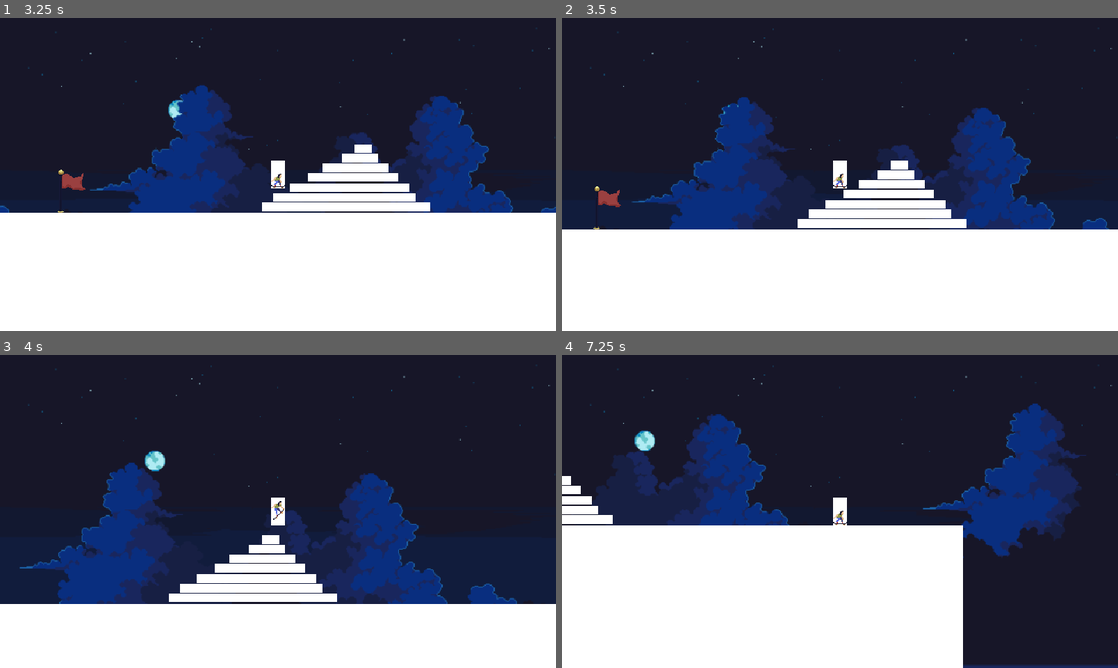
Above: before the commit, frames 1-4 (two rows, left to right).
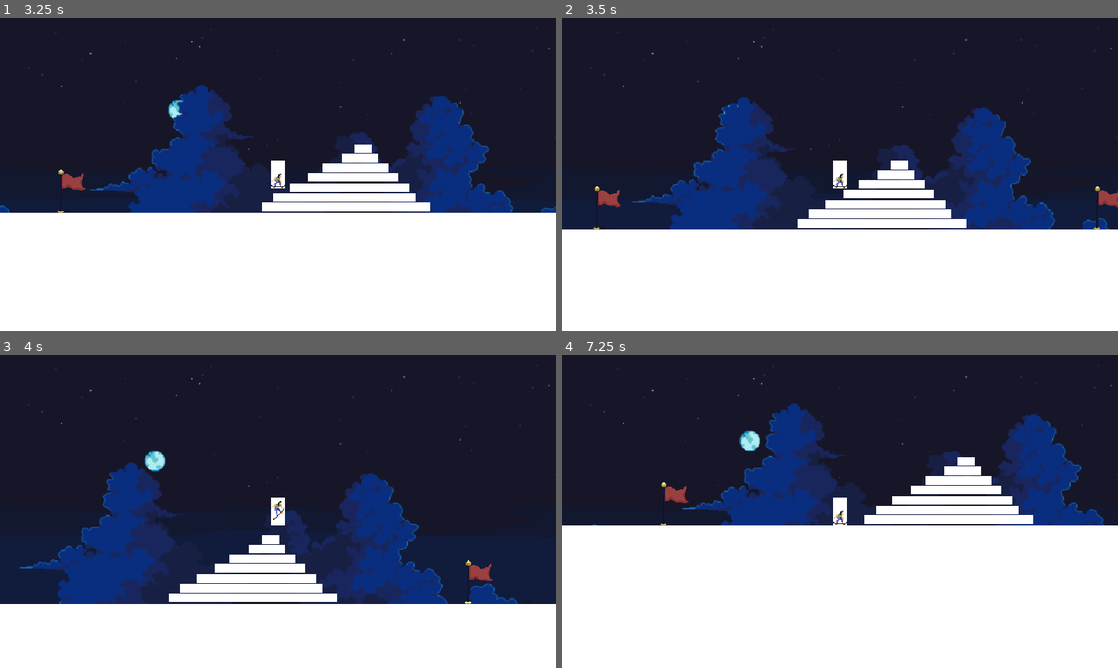
Above: after the commit, the same moments.

Repository: Minipeps/SpeedJam-8
Game: Godot game, scene res://2D/TestPlayerLevel.tscn
Same seed, same stepped clock (60 frames per second), same inputs: the game is played once before the commit and once after it. This scene is started directly instead of the project's main scene.
Inputs (mouse positions are in pixels of both pictures, inside the frame that each line leads up to):
- Up to frame 1 (3.25 s): tap Enter (ui_accept) at 0.5, 0.77, 1.52, 3.02 s; move the mouse to (400, 158) at 0.52 s; hold Right (player_move_right) 0.53-1.28 s; tap C (display_end_screen_lose) at 0.6, 2.1 s; move the mouse to (166, 190) at 1.27 s; hold Down (player_move_down) 1.28-2.03 s; tap X (display_end_screen_win) at 1.35, 2.85 s; move the mouse to (333, 105) at 2.02 s; hold Right (player_move_right) 2.03-2.78 s; move the mouse to (250, 237) at 2.77 s; hold Up (player_move_up) from 2.78 s (still down)
- Up to frame 2 (3.5 s): keep holding Up (player_move_up)
- Up to frame 3 (4 s): move the mouse to (444, 558) at 3.52 s; release Up (player_move_up) at 3.53 s; hold Left (player_move_left) from 3.53 s (still down); tap C (display_end_screen_lose) at 3.6 s; tap Enter (ui_accept) at 3.77 s
- Up to frame 4 (7.25 s): tap R (load_checkpoint, bound only after the commit) at 4.15 s; move the mouse to (673, 464) at 4.27 s; tap X (display_end_screen_win) at 4.35, 5.85 s; tap Enter (ui_accept) at 4.52, 6.02, 6.77 s; move the mouse to (867, 511) at 5.02 s; release Left (player_move_left) at 5.03 s; hold Down (player_move_down) 5.03-5.78 s; tap C (display_end_screen_lose) at 5.1, 6.6 s; move the mouse to (756, 433) at 5.77 s; hold Right (player_move_right) 5.78-6.53 s; move the mouse to (962, 495) at 6.52 s; hold Up (player_move_up) from 6.53 s (still down)

Frame 1 is identical in both runs. In frame 2, 0.2% of the frame differs, in the area x 95-100%, y 53-68%; in frame 3, 0.2%; in frame 4, 30%, in the area x 0-100%, y 15-100%.

Commit message:
Checkpoint 2

Diff:
--- a/2D/Level.gd
+++ b/2D/Level.gd
@@ -1,11 +1,23 @@
 extends Node2D
 
+var LAST_CHECKPOINT
 
 # Called when the node enters the scene tree for the first time.
 func _ready() -> void:
 	pass # Replace with function body.
 
-
 # Called every frame. 'delta' is the elapsed time since the previous frame.
 func _process(delta: float) -> void:
 	pass
+
+func _input(event):
+	if Input.is_action_just_pressed("load_checkpoint"):
+		load_last_checkpoint()
+
+func register_checkpoint(checkpoint_reference):
+	LAST_CHECKPOINT = checkpoint_reference
+	print(checkpoint_reference.name)
+
+func load_last_checkpoint():
+	if LAST_CHECKPOINT != null:
+		$Player2d.position = LAST_CHECKPOINT.position
--- a/2D/TestPlayerLevel.tscn
+++ b/2D/TestPlayerLevel.tscn
@@ -1,6 +1,7 @@
-[gd_scene load_steps=7 format=3 uid="uid://cq1ext6ke60mi"]
+[gd_scene load_steps=8 format=3 uid="uid://bdvcv3bw5ysdy"]
 
 [ext_resource type="PackedScene" uid="uid://hhg3splfg7rx" path="res://Parallax/Parallax.tscn" id="1_6kcr6"]
+[ext_resource type="Script" path="res://2D/Level.gd" id="1_q10ro"]
 [ext_resource type="PackedScene" uid="uid://c7cx7wyya1ssx" path="res://2D/Player/Player2D.tscn" id="2_h8e3e"]
 [ext_resource type="PackedScene" uid="uid://b7qnyrfh2v8ve" path="res://Checkpoint/checkpoint.tscn" id="2_hkyd4"]
 
@@ -13,6 +14,7 @@
 [sub_resource type="QuadMesh" id="QuadMesh_52xqb"]
 
 [node name="Level" type="Node2D"]
+script = ExtResource("1_q10ro")
 
 [node name="Parallax" parent="." instance=ExtResource("1_6kcr6")]
 
@@ -90,5 +92,8 @@
 scale = Vector2(20, 10.25)
 mesh = SubResource("QuadMesh_52xqb")
 
-[node name="Checkpoint" parent="." instance=ExtResource("2_hkyd4")]
+[node name="Checkpoint_1" parent="." instance=ExtResource("2_hkyd4")]
 position = Vector2(403, 175)
+
+[node name="Checkpoint_2" parent="." instance=ExtResource("2_hkyd4")]
+position = Vector2(979, 175)
--- a/Checkpoint/checkpoint.gd
+++ b/Checkpoint/checkpoint.gd
@@ -1,7 +1,4 @@
 extends Node2D
 
-@export var CHECKPOINT_NUMBER : int = 0
-
 func _on_area_2d_body_entered(body):
-	print("checkpoint crossed" + body.name)
-	pass
+	$"..".register_checkpoint(self)
--- a/Checkpoint/checkpoint.tscn
+++ b/Checkpoint/checkpoint.tscn
@@ -55,7 +55,7 @@
 [node name="AnimatedSprite2D" type="AnimatedSprite2D" parent="."]
 position = Vector2(10, -3)
 sprite_frames = SubResource("SpriteFrames_sf04e")
-frame_progress = 0.095778
+frame_progress = 0.754136
 
 [node name="Area2D" type="Area2D" parent="."]
 collision_layer = 4
--- a/project.godot
+++ b/project.godot
@@ -73,6 +73,11 @@
 "events": [Object(InputEventKey,"resource_local_to_scene":false,"resource_name":"","device":-1,"window_id":0,"alt_press …(191 unchanged characters)…
 ]
 }
+load_checkpoint={
+"deadzone": 0.5,
+"events": [Object(InputEventKey,"resource_local_to_scene":false,"resource_name":"","device":0,"window_id":0,"alt_pressed":false,"shift_pressed":false,"ctrl_pressed":false,"meta_pressed":false,"pressed":false,"keycode":0,"physical_keycode":82,"key_label":0,"unicode":0,"location":0,"echo":false,"script":null)
+]
+}
 
 [layer_names]
 
